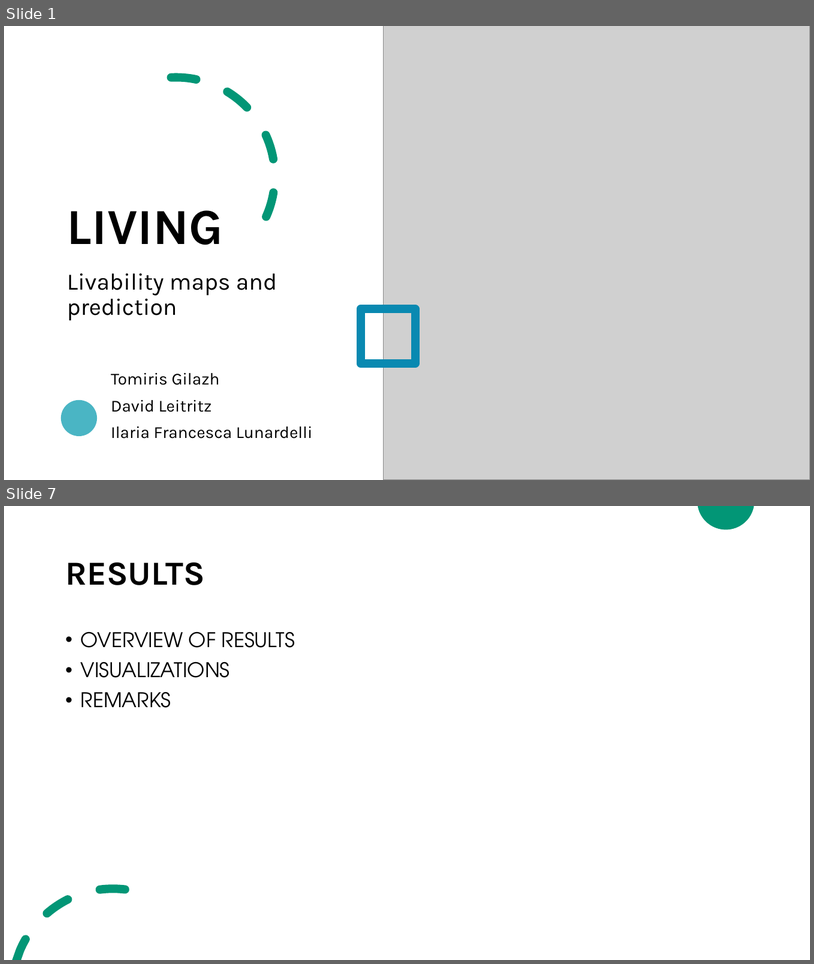
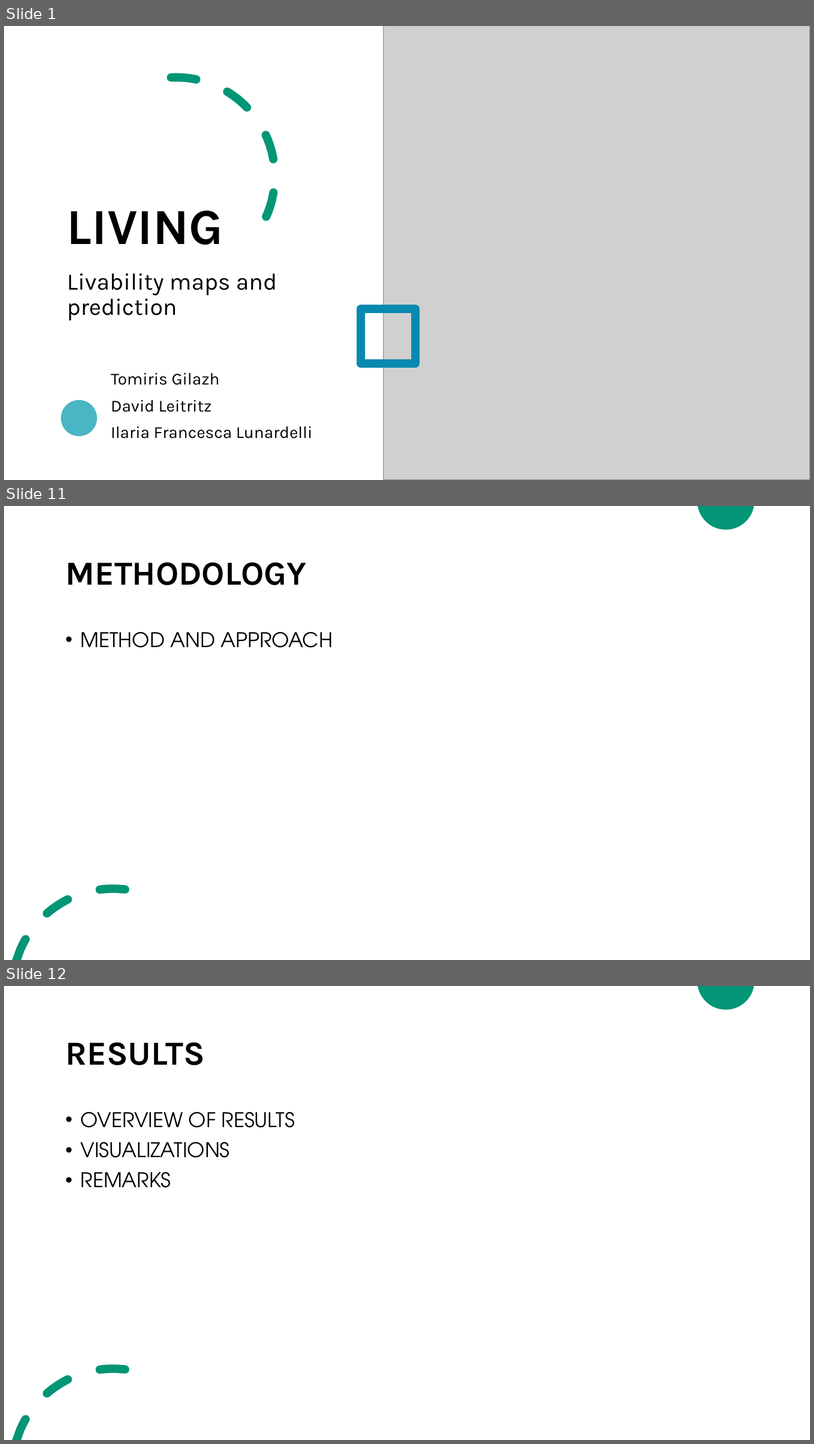
Before and after one commit to ilaluna/LIVING-SICSS, a slide deck: LIVING-SICCS.pptx. Shown one above the other, each under a label of ours: slides 1 and 7 before the commit, slides 1, 11 and 12 after it; the slides between them are not shown. The pictures are 814x964 and 814x1444 pixels, drawn with LibreOffice and Linux fonts; fonts in the diff are those of the drawing; grey boxes stand for pictures. Boxes give left, top, right and bottom in pixels: in the first picture for what was removed or moved away, otherwise in the second. Text is boxed around its words. In the diff, an @@ line names an element or a change of style, - is before the commit and + after.

```diff
--- a/LIVING-SICCS.pptx
+++ b/LIVING-SICCS.pptx
@@ slide 11 added at [4, 506, 810, 960], background #FFFFFF; not listed: 2 template elements that a slide beside it also shows @@
@@ title added at [65, 562, 306, 585], 40 pt, text #000000, bold @@
+METHODOLOGY
@@ text added at [81, 631, 333, 648], 24 pt, text #000000 @@
+• METHOD AND APPROACH
@@ what was slide 7 is now slide 12 @@
```
Also in this commit, not shown: 4 slides changed, 9 other slides added, 2 slides removed.
